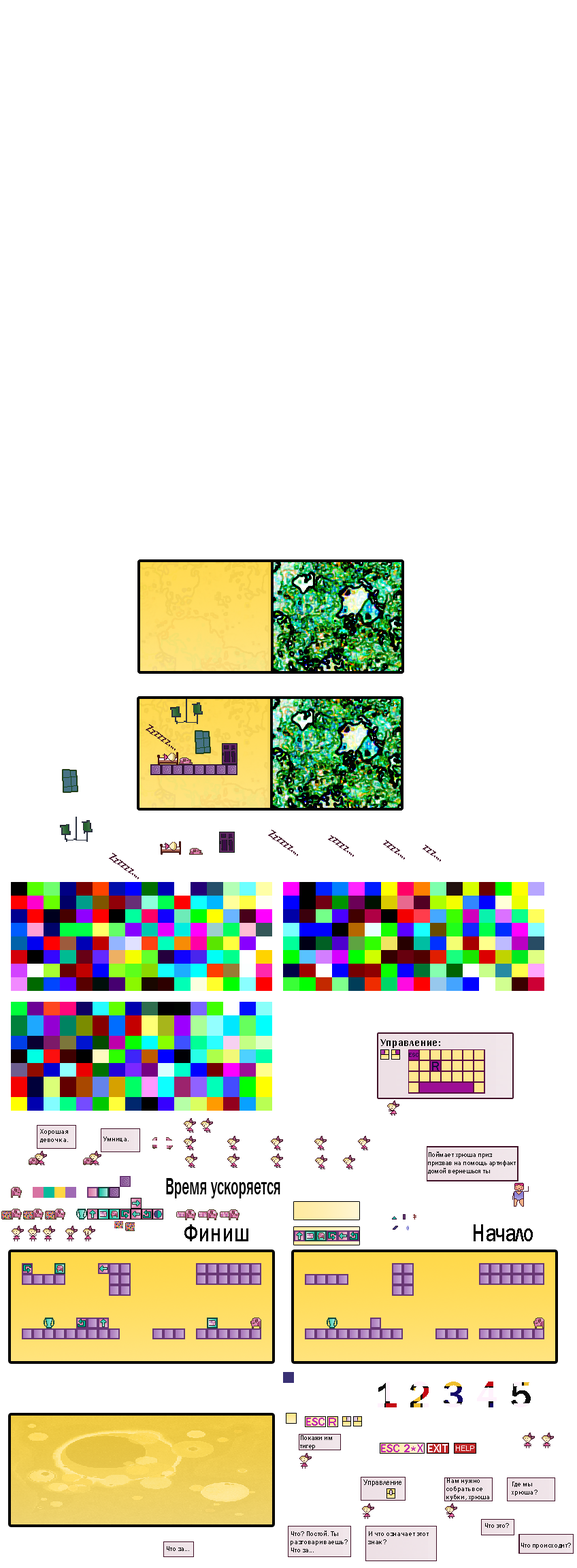
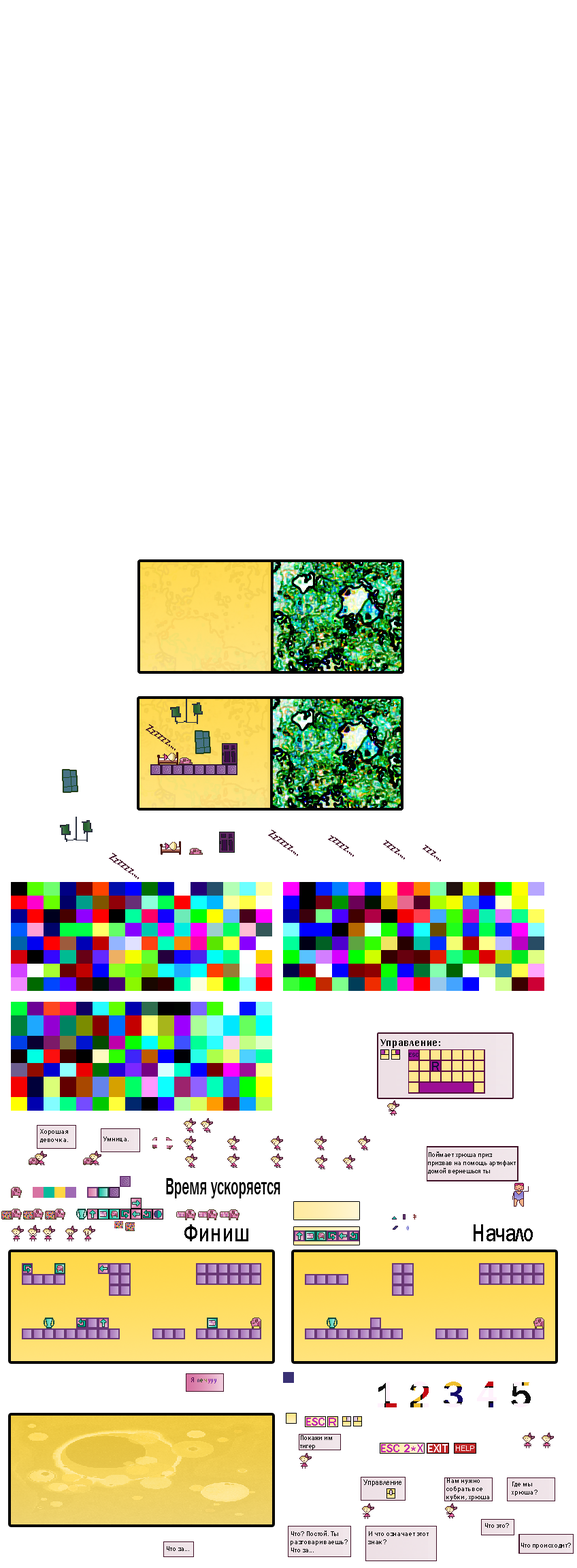
Layered file, before and after one edit (577 × 1568). Changes by layer:
added layer "Я лечууу" above "Слой 5 копия 13" over [191, 1377, 217, 1384]
added layer "Слой 5 копия 13" above "Где мы хрюша?" over [185, 1373, 224, 1392]
